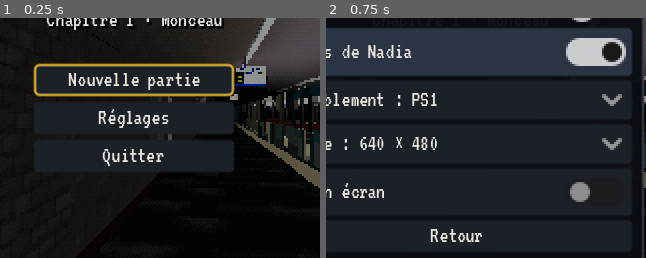
Above: before the commit, frames 1-2 (left to right).
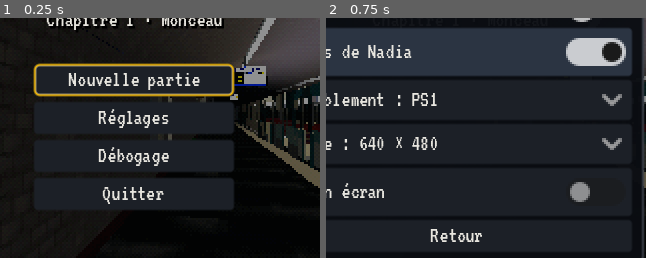
Above: after the commit, the same moments.

Repository: fluxcroises/ligne2
Game: Godot game, scene res://scenes/titre.tscn
Same seed, same stepped clock (60 frames per second), same inputs: the game is played once before the commit and once after it.
Inputs:
- Up to frame 1 (0.25 s): no input
- Up to frame 2 (0.75 s): click "Réglages" at 0.5 s
The pictures show only the part of the screen within x 29-79%, y 36-86%; the shares and areas given below are measured in that part.

The runs differ from the first frame. In frame 1, 5.5% of the frame differs, in the area x 10-74%, y 53-80%; in frame 2, nothing differs.

Commit message:
Version de débogage : aller de chapitre en chapitre
- MenuDebug (écran titre et pause) : aller à un chapitre comme si les
  précédents avaient été joués, recevoir toutes les pièces du chapitre,
  résoudre ses déductions ; seulement avec la fonctionnalité « debug_menu »
  ou dans l'éditeur
- Préréglage d'export « Windows Desktop (debug) » : export/Ligne2_debug.exe
- Test tests/debogage.gd

Co-Authored-By: Claude Opus 5.5 <noreply@anthropic.com>
Claude-Session: https://claude.ai/code/session_01BjtQeYGbbRjsPmMBVcz5S5

Diff:
--- a/scripts/enquete.gd
+++ b/scripts/enquete.gd
@@ -75,6 +75,36 @@
 	if not unlocked_stations.has(station):
 		unlocked_stations.append(station)
 	_prologue(n)
+
+
+# --- Débogage (voir MenuDebug) --------------------------------------------------
+
+## Nouvelle partie qui commence au chapitre `n`, comme si les précédents avaient été joués :
+## leurs pièces au dossier, leurs déductions résolues, leurs prologues reçus.
+func debug_start(n: int) -> void:
+	new_game()
+	_loading = true
+	for k in range(1, n):
+		debug_give_chapter(k)
+		debug_solve_chapter(k)
+		flags["chapitre_%d_fini" % k] = true
+		start_chapter(k + 1)
+	_loading = false
+
+
+## Toutes les pièces du dossier du chapitre `n`.
+func debug_give_chapter(n: int) -> void:
+	for id in Chapitres.content(n).EVIDENCE:
+		var path := "res://textures/%s.png" % (id if id.begins_with("photo_") else "photo_" + id)
+		add_evidence(id, load(path) if ResourceLoader.exists(path) else null)
+
+
+## Les déductions du chapitre `n`, résolues.
+func debug_solve_chapter(n: int) -> void:
+	for d in Chapitres.content(n).DEDUCTIONS:
+		if not solved.has(d.id):
+			solved.append(d.id)
+			deduction_solved.emit(d.id)
 
 
 func _prologue(n: int) -> void:
--- /dev/null
+++ b/scripts/menu_debug.gd
@@ -0,0 +1,56 @@
+class_name MenuDebug
+extends PanelContainer
+## Menu de la version de débogage (et de l'éditeur) : aller directement à un chapitre, recevoir
+## toutes les pièces du chapitre en cours, résoudre ses déductions. Absent de la version normale.
+
+signal closed
+
+
+## Vrai dans la version « debug » (fonctionnalité d'export « debug_menu ») et dans l'éditeur.
+static func enabled() -> bool:
+	return OS.has_feature("debug_menu") or OS.has_feature("editor")
+
+
+func _ready() -> void:
+	theme = UiTheme.make()
+	add_theme_stylebox_override("panel", UiTheme.box(Color(0.12, 0.04, 0.04, 0.96), Color("#a83a3a"), 1, 3, 6))
+	process_mode = Node.PROCESS_MODE_ALWAYS
+	var col := VBoxContainer.new()
+	col.add_theme_constant_override("separation", 2)
+	add_child(col)
+	var title := Label.new()
+	title.text = "Débogage"
+	title.add_theme_color_override("font_color", UiTheme.ALERT)
+	col.add_child(title)
+	for n in range(1, Chapitres.LAST + 1):
+		_button(col, "Chapitre %d · %s" % [n, Chapitres.station(n)], _go.bind(n))
+	if get_tree().get_first_node_in_group("lieu"):
+		_button(col, "Toutes les pièces du chapitre en cours", func() -> void:
+			Enquete.debug_give_chapter(Enquete.chapter)
+			closed.emit())
+		_button(col, "Résoudre les déductions du chapitre", func() -> void:
+			Enquete.debug_solve_chapter(Enquete.chapter)
+			closed.emit())
+	_button(col, "Retour", func() -> void: closed.emit())
+	visibility_changed.connect(func() -> void:
+		if visible:
+			(col.get_child(1) as Button).grab_focus.call_deferred())
+
+
+func _button(col: VBoxContainer, text: String, action: Callable) -> void:
+	var b := Button.new()
+	b.text = text
+	b.pressed.connect(action)
+	col.add_child(b)
+
+
+func _go(n: int) -> void:
+	get_tree().paused = false
+	Enquete.debug_start(n)
+	get_tree().change_scene_to_file(Chapitres.scene(n))
+
+
+func _unhandled_input(event: InputEvent) -> void:
+	if visible and event.is_action_pressed("ui_cancel"):
+		closed.emit()
+		get_viewport().set_input_as_handled()
--- a/scripts/pause.gd
+++ b/scripts/pause.gd
@@ -5,6 +5,7 @@
 var _root: Control
 var _menu: VBoxContainer
 var _settings: PanneauReglages
+var _debug: MenuDebug
 
 
 func _ready() -> void:
@@ -30,8 +31,11 @@
 	_menu.custom_minimum_size = Vector2(140, 0)
 	_menu.add_theme_constant_override("separation", 3)
 	_root.add_child(_menu)
-	for item in [["Reprendre", close], ["Réglages", _open_settings],
-			["Sauvegarder et revenir au titre", _to_title], ["Quitter le jeu", _quit]]:
+	var items := [["Reprendre", close], ["Réglages", _open_settings],
+			["Sauvegarder et revenir au titre", _to_title], ["Quitter le jeu", _quit]]
+	if MenuDebug.enabled():
+		items.insert(2, ["Débogage", _open_debug])
+	for item in items:
 		var b := Button.new()
 		b.text = item[0]
 		b.pressed.connect(item[1])
@@ -44,6 +48,16 @@
 		_menu.show()
 		(_menu.get_child(0) as Button).grab_focus())
 	_root.add_child(_settings)
+	if MenuDebug.enabled():
+		_debug = MenuDebug.new()
+		_debug.position = Vector2(66, 30)
+		_debug.hide()
+		_debug.closed.connect(func() -> void:
+			_debug.hide()
+			if is_inside_tree() and _root.visible:
+				_menu.show()
+				(_menu.get_child(0) as Button).grab_focus())
+		_root.add_child(_debug)
 	_root.hide()
 
 
@@ -51,7 +65,7 @@
 	if not event.is_action_pressed("pause"):
 		return
 	if _root.visible:
-		if not _settings.visible:
+		if not _settings.visible and not (_debug and _debug.visible):
 			close()
 	elif not Enquete.in_dialogue:
 		open()
@@ -62,6 +76,8 @@
 	_root.show()
 	_menu.show()
 	_settings.hide()
+	if _debug:
+		_debug.hide()
 	get_tree().paused = true
 	Input.mouse_mode = Input.MOUSE_MODE_VISIBLE
 	(_menu.get_child(0) as Button).grab_focus()
@@ -80,6 +96,11 @@
 	_settings.show()
 
 
+func _open_debug() -> void:
+	_menu.hide()
+	_debug.show()
+
+
 func _to_title() -> void:
 	Enquete.save_game()
 	get_tree().paused = false
--- a/scripts/titre.gd
+++ b/scripts/titre.gd
@@ -7,6 +7,7 @@
 
 var _menu: VBoxContainer
 var _settings: PanneauReglages
+var _debug: MenuDebug
 
 
 func _ready() -> void:
@@ -59,6 +60,8 @@
 		_button("Continuer", _continue)
 	_button("Nouvelle partie", _new_game)
 	_button("Réglages", _open_settings)
+	if MenuDebug.enabled():
+		_button("Débogage", _open_debug)
 	_button("Quitter", func() -> void: get_tree().quit())
 	(_menu.get_child(0) as Button).grab_focus.call_deferred()
 
@@ -67,6 +70,12 @@
 	_settings.hide()
 	_settings.closed.connect(_close_settings)
 	add_child(_settings)
+	if MenuDebug.enabled():
+		_debug = MenuDebug.new()
+		_debug.position = Vector2(66, 40)
+		_debug.hide()
+		_debug.closed.connect(_close_settings)
+		add_child(_debug)
 
 
 func _button(text: String, action: Callable) -> void:
@@ -91,7 +100,14 @@
 	_settings.show()
 
 
+func _open_debug() -> void:
+	_menu.hide()
+	_debug.show()
+
+
 func _close_settings() -> void:
 	_settings.hide()
+	if _debug:
+		_debug.hide()
 	_menu.show()
 	(_menu.get_child(0) as Button).grab_focus()
--- /dev/null
+++ b/tests/debogage.gd
@@ -0,0 +1,31 @@
+extends SceneTree
+## Version de débogage : le menu de l'écran titre, le saut au chapitre 3, et le menu de la pause.
+func _initialize() -> void:
+	change_scene_to_file("res://scenes/titre.tscn")
+	for f in 5: await process_frame
+	var menu = current_scene._menu
+	print("débogage actif : ", load("res://scripts/menu_debug.gd").enabled(), "  boutons : ", menu.get_children().map(func(b): return b.text))
+	current_scene._open_debug()
+	for f in 3: await process_frame
+	var dbg = current_scene._debug
+	var col = dbg.get_child(0)
+	print("menu : ", col.get_children().filter(func(c): return c is Button).map(func(b): return b.text))
+	for b in col.get_children():
+		if b is Button and b.text.begins_with("Chapitre 3"):
+			b.pressed.emit()
+	for f in 10: await process_frame
+	var E = root.get_node("Enquete")
+	print("scène : ", current_scene.scene_file_path.get_file(), "  chapitre ", E.chapter, "  dossier ", E.evidence.size(),
+		"  déductions ", E.solved, "  stations ", E.unlocked_stations)
+	var pause = current_scene.get_node("Pause")
+	pause.open()
+	for f in 3: await process_frame
+	print("pause : ", pause._menu.get_children().map(func(b): return b.text))
+	pause._open_debug()
+	for f in 3: await process_frame
+	var pcol = pause._debug.get_child(0)
+	for b in pcol.get_children():
+		if b is Button and b.text.begins_with("Toutes les pièces"):
+			b.pressed.emit()
+	print("après « toutes les pièces » : dossier ", E.evidence.size(), "  vitrine ", E.has_evidence("vitrine"))
+	quit()
Not shown, changed: export_presets.cfg
Not shown, changed: tests/lancer.sh
